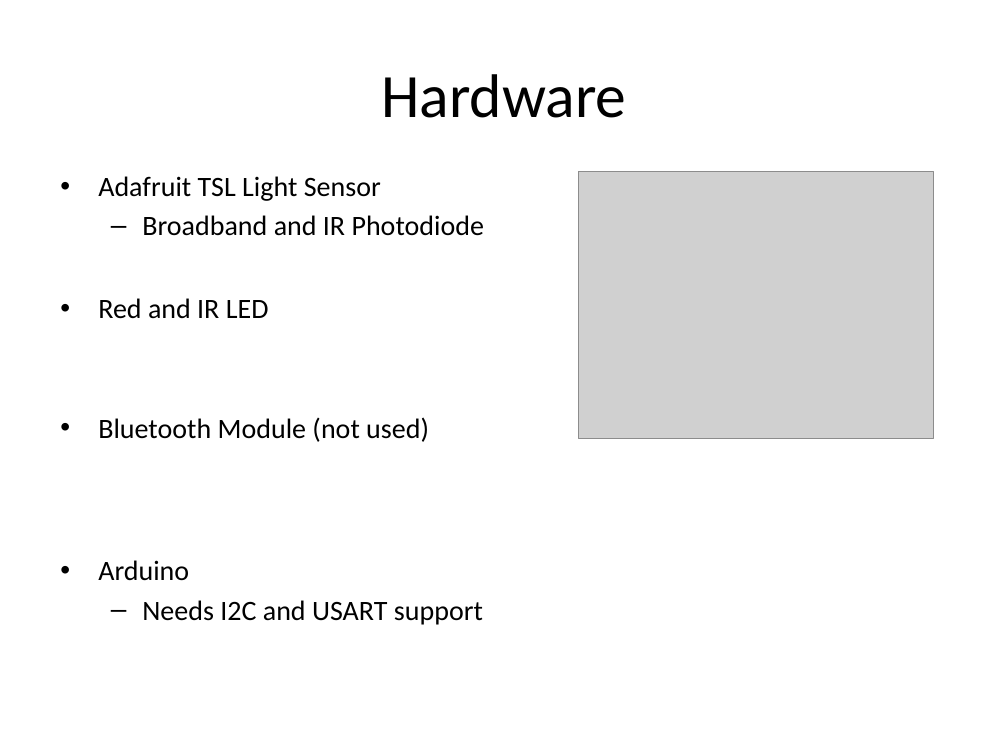
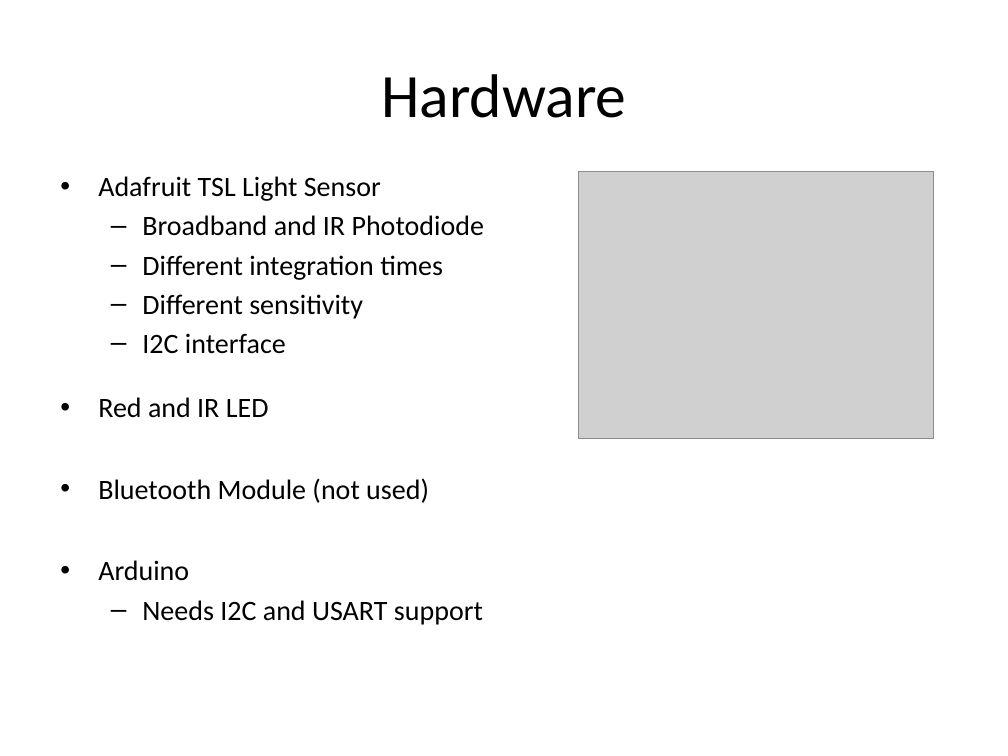
Before and after one commit to UbiquitousComputingSS14/Documentation, a slide deck: slide 5 of res/HeartRateMonitor.pptx. Drawn at 1008x756 pixels with LibreOffice and Linux fonts; fonts in the diff are those of the drawing; grey boxes stand for pictures. Boxes give left, top, right and bottom in pixels: in the first picture for what was removed or moved away, otherwise in the second. Text is boxed around its words. In the diff, an @@ line names an element or a change of style, - is before the commit and + after.

```diff
--- a/res/HeartRateMonitor.pptx
+++ b/res/HeartRateMonitor.pptx
@@ text at (142,255,443,354): paragraphs added @@
+  – Different integration times
+  – Different sensitivity
+  – I2C interface
@@ text "Red and IR LED": place and size @@
-text "Red and IR LED" at (98,298,269,319)
+text "Red and IR LED" at (98,397,269,418)
@@ text "Bluetooth Module (not used)": place and size @@
-text "Bluetooth Module (not used)" at (98,417,429,442)
+text "Bluetooth Module (not used)" at (98,478,429,503)
```
Also in this commit, not shown: 1 other slide changed, 1 other file.
